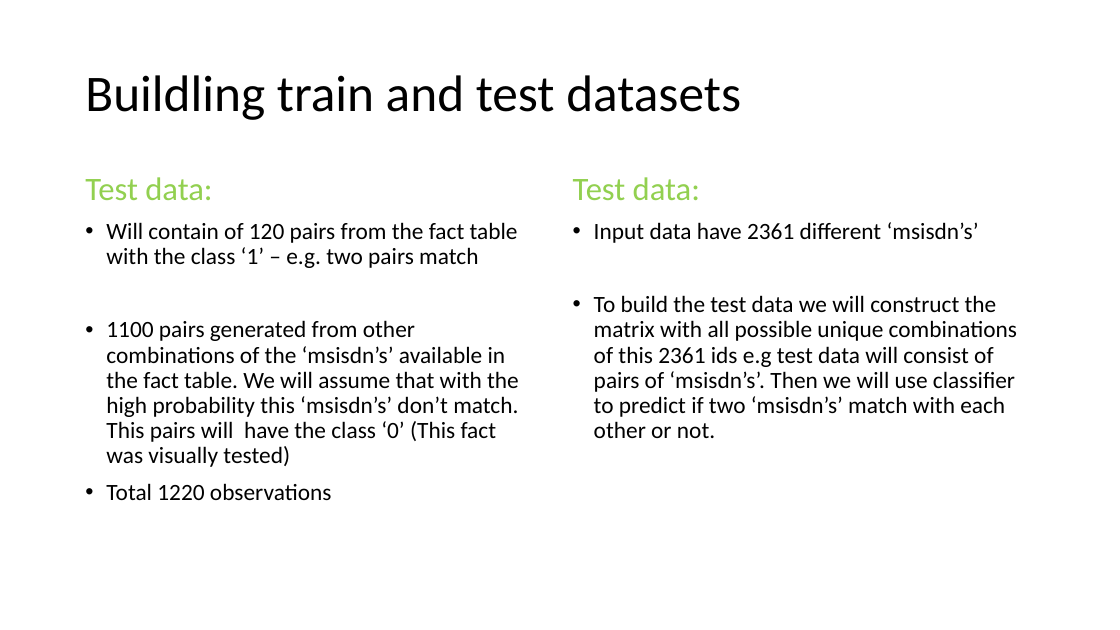
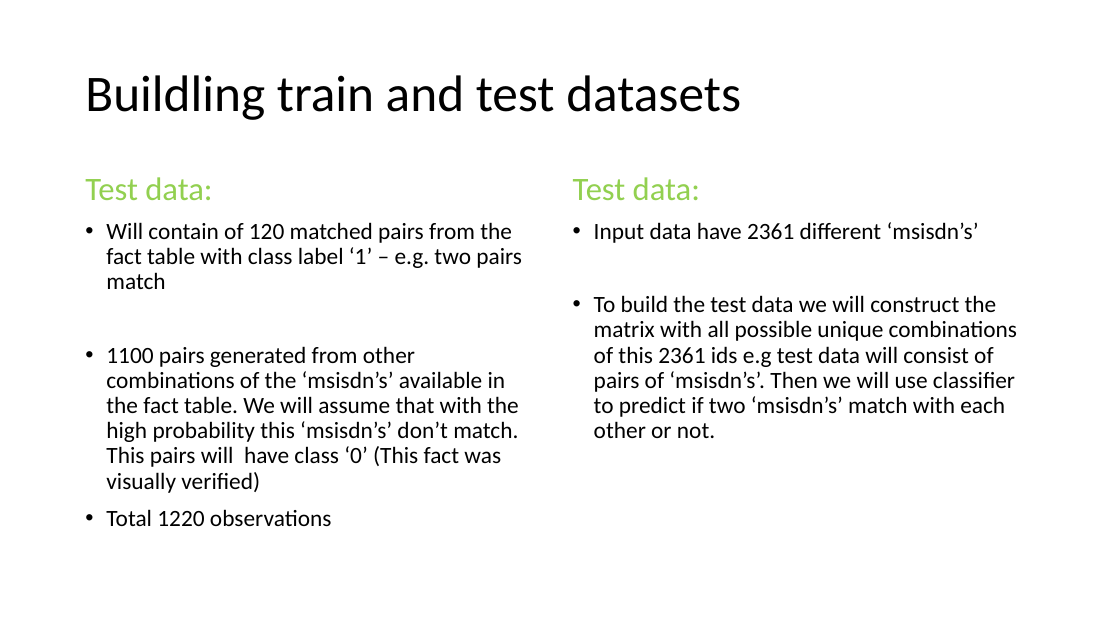
Before and after one commit to Sirorezka/Telecom_project, a slide deck: slide 13 of my_ppt.pptx (slide 12 before the commit). Drawn at 1120x630 pixels with LibreOffice and Linux fonts; fonts in the diff are those of the drawing. Boxes give left, top, right and bottom in pixels: in the first picture for what was removed or moved away, otherwise in the second. Text is boxed around its words. In the diff, an @@ line names an element or a change of style, - is before the commit and + after.

```diff
--- a/my_ppt.pptx
+++ b/my_ppt.pptx
@@ text at (106,222,522,493): text changed @@
-• Will contain of 120 pairs from the fact table with the class ‘1’ – e.g. two pairs match
-• 1100 pairs generated from other combinations of the ‘msisdn’s’ available in the fact table. We will assume that with the high probability this ‘msisdn’s’ don’t match. This pairs will have the class ‘0’ (This fact was visually tested)
+• Will contain of 120 matched pairs from the fact table with class label ‘1’ – e.g. two pairs match
+• 1100 pairs generated from other combinations of the ‘msisdn’s’ available in the fact table. We will assume that with the high probability this ‘msisdn’s’ don’t match. This pairs will have class ‘0’ (This fact was visually verified)
```
Also in this commit, not shown: 8 other slides changed, 2 slides added, 1 slide removed, 6 other files.
